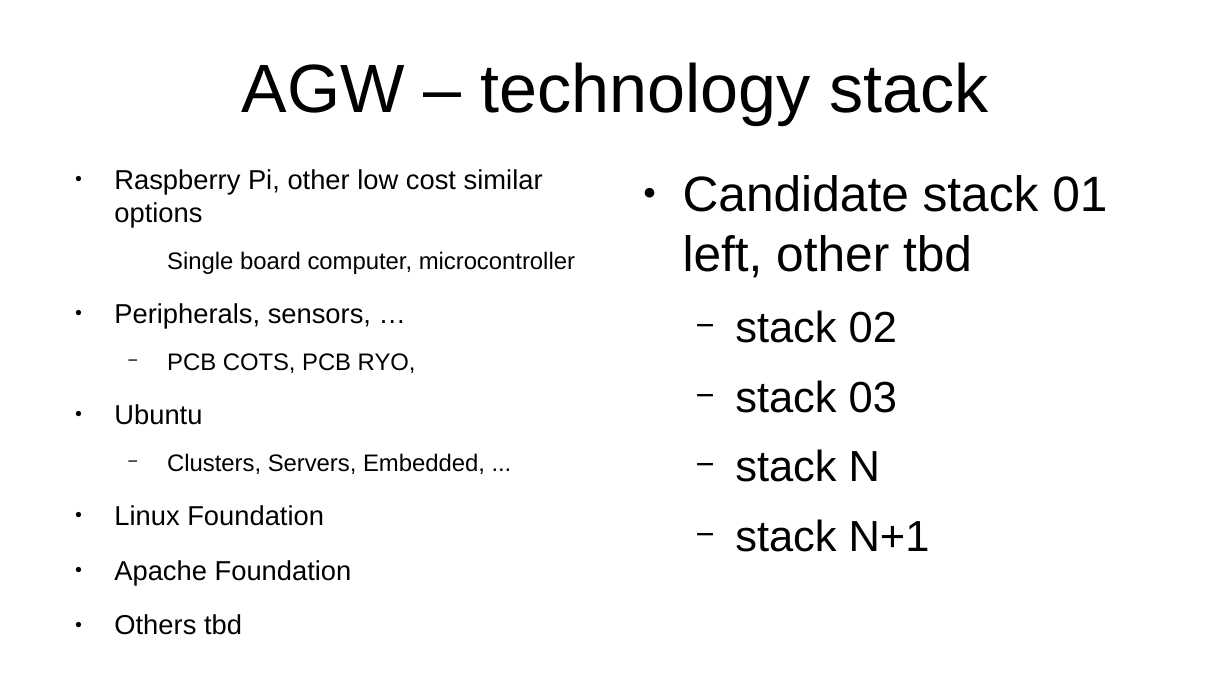
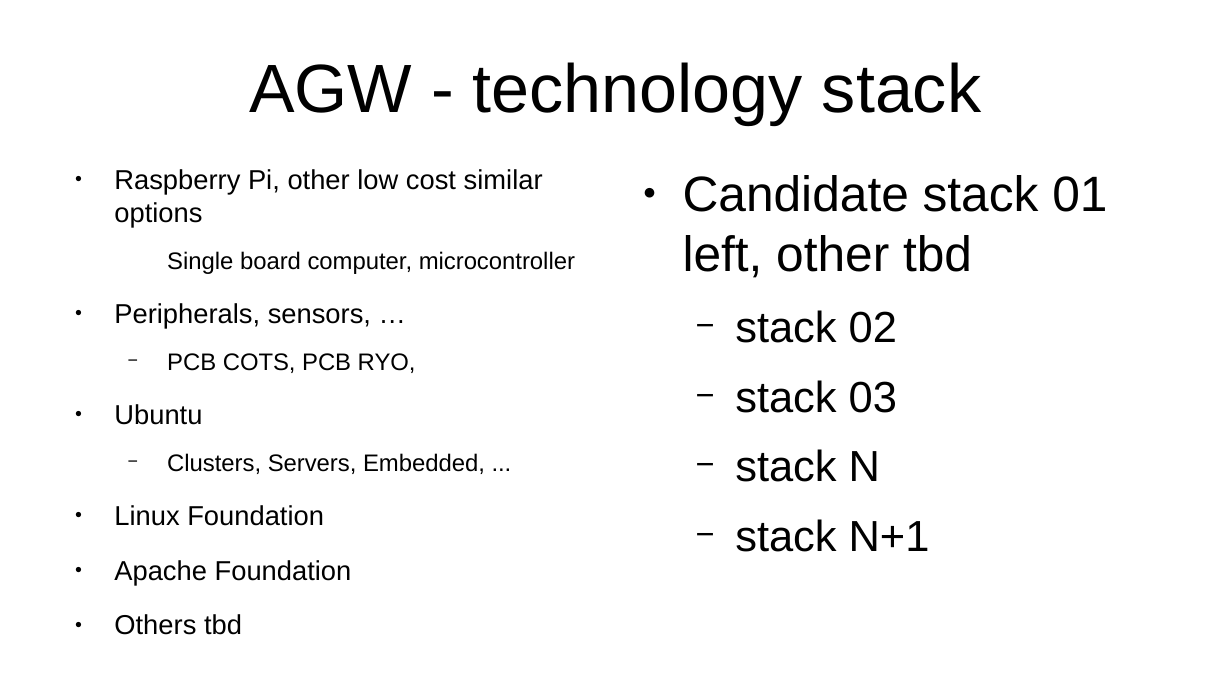
Before and after one commit to YorkEarwaker/Climate-Model, a slide deck: slide 13 of ppm/anthropogenic-global-warming-context.odp (slide 12 before the commit). Drawn at 1232x693 pixels with LibreOffice and Linux fonts; fonts in the diff are those of the drawing. Boxes give left, top, right and bottom in pixels: in the first picture for what was removed or moved away, otherwise in the second. Text is boxed around its words. In the diff, an @@ line names an element or a change of style, - is before the commit and + after.

```diff
--- a/ppm/anthropogenic-global-warming-context.odp
+++ b/ppm/anthropogenic-global-warming-context.odp
@@ title at (249, 62, 981, 125): text changed @@
-AGW – technology stack
+AGW - technology stack
```
Also in this commit, not shown: 2 other slides changed, 1 slide added.
